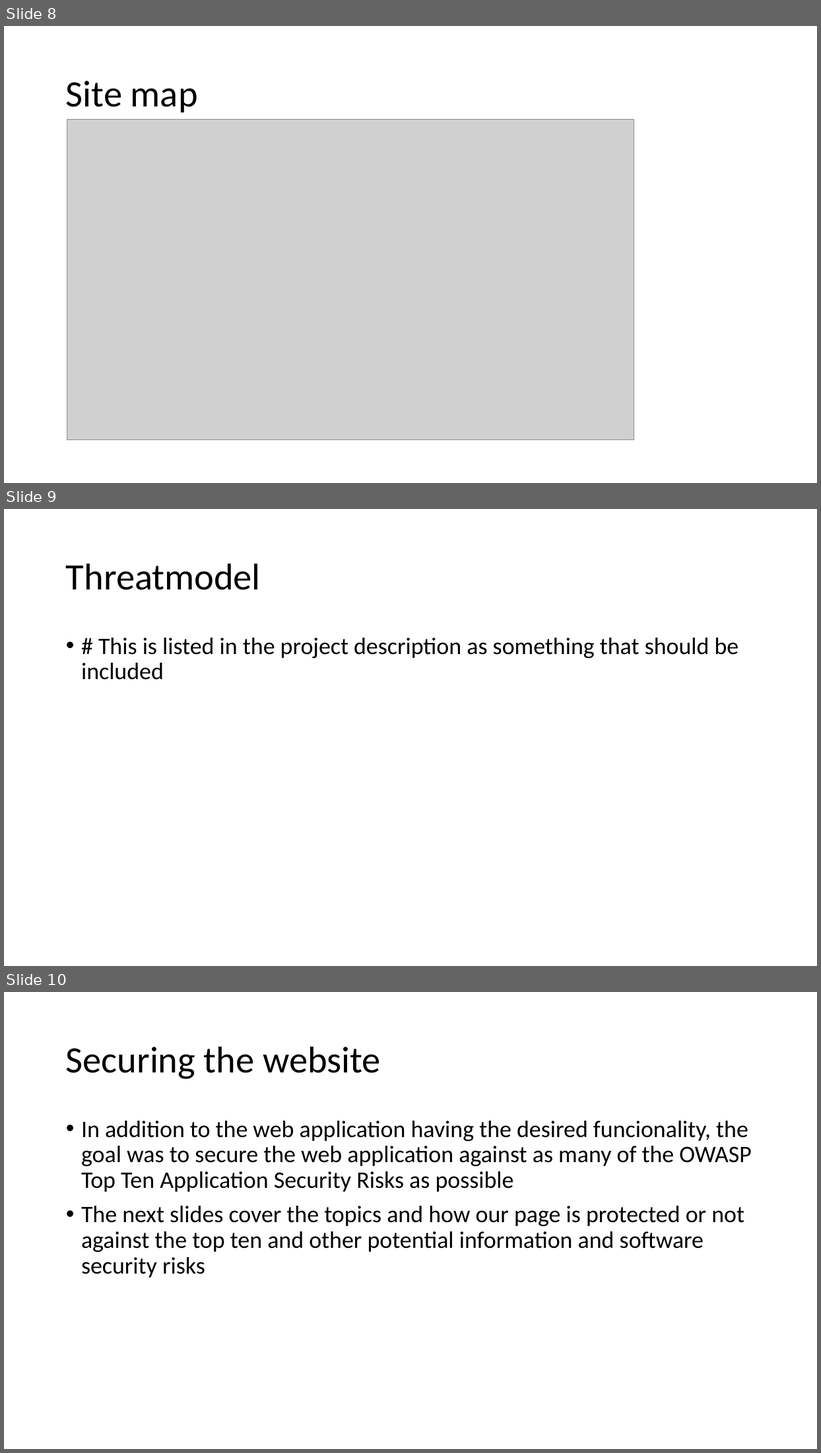
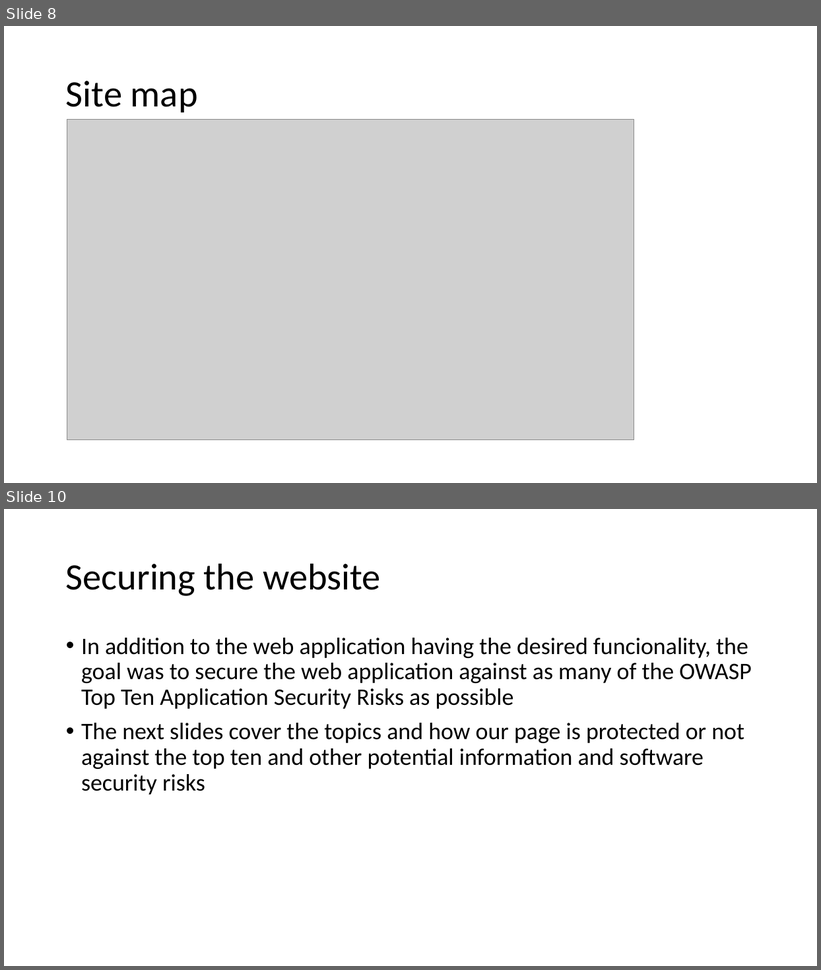
Before and after one commit to jkunnas58/dat250_netbank_fall_2020, a slide deck: Project_report_group_9.pptx. Shown one above the other, each under a label of ours: slides 8, 9 and 10 before the commit, slides 8 and 10 after it; the slides between them are not shown. The pictures are 821x1453 and 821x970 pixels, drawn with LibreOffice and Linux fonts; fonts in the diff are those of the drawing; grey boxes stand for pictures. Boxes give left, top, right and bottom in pixels: in the first picture for what was removed or moved away, otherwise in the second. Text is boxed around its words. In the diff, an @@ line names an element or a change of style, - is before the commit and + after.

Commit message:
Update

```diff
--- a/Project_report_group_9.pptx
+++ b/Project_report_group_9.pptx
@@ slide 9 removed at box(4, 509, 817, 966), background #FFFFFF @@
@@ title removed at box(66, 563, 261, 590) @@
-Threatmodel
@@ text removed at box(81, 638, 739, 680) @@
-• # This is listed in the project description as something that should be included
```
Also in this commit, not shown: 1 slide added.
